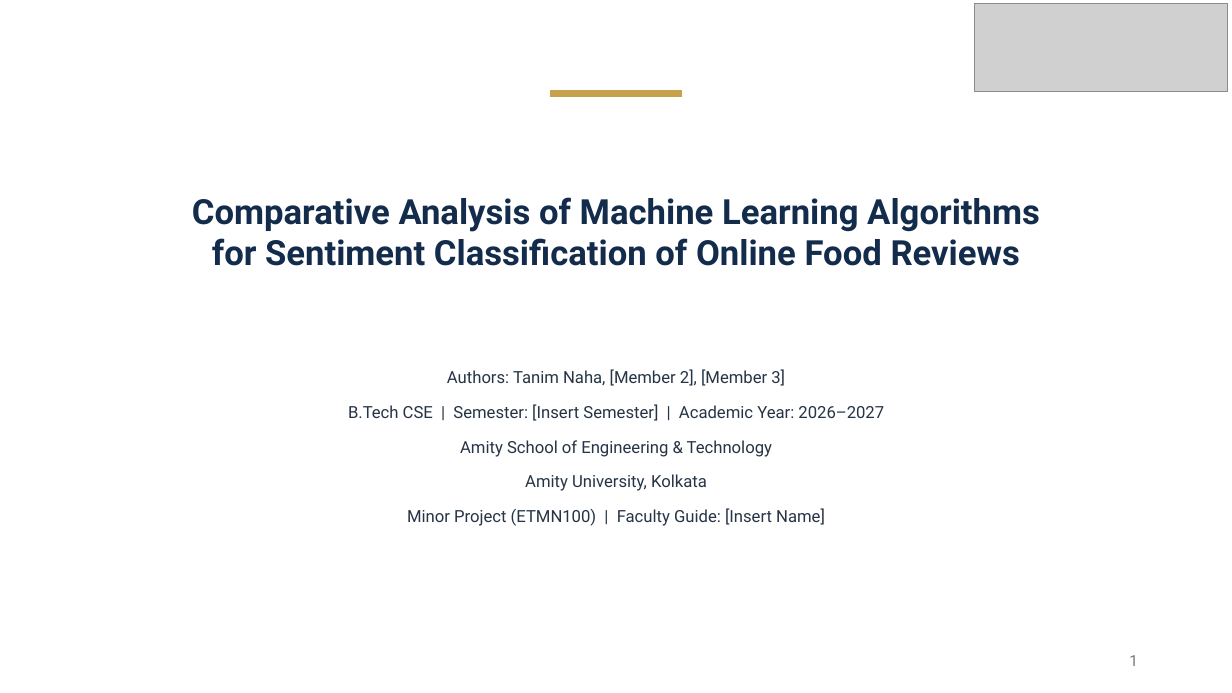
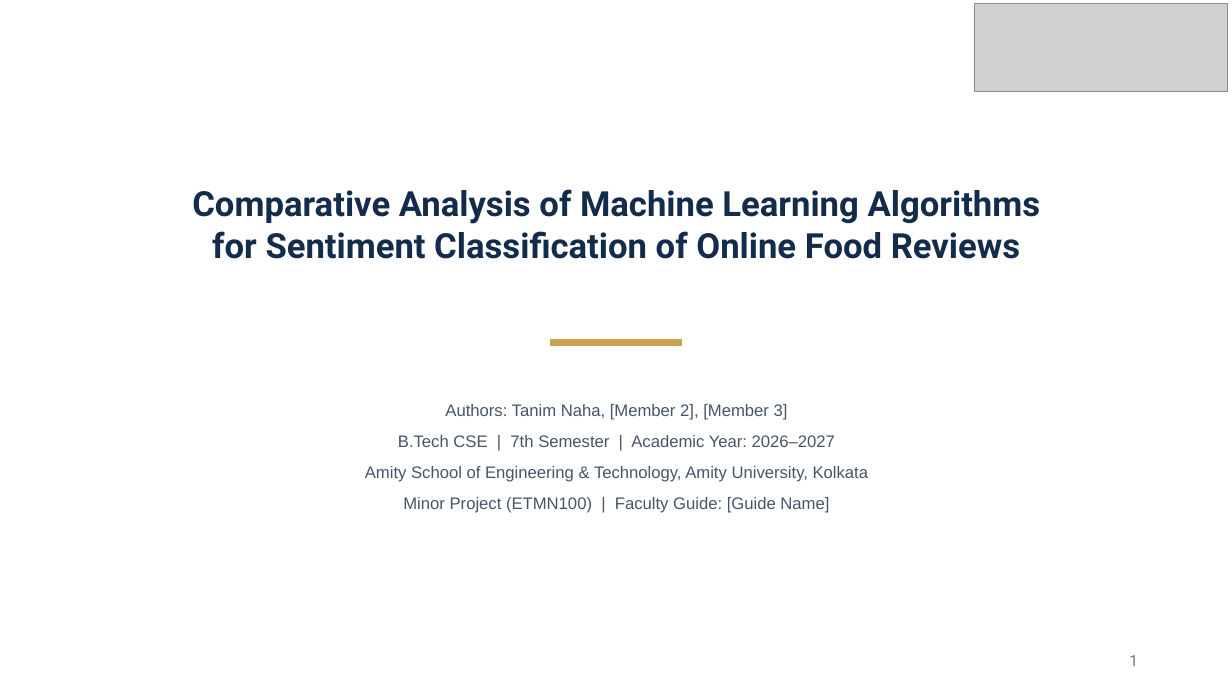
Before and after one commit to tanimnaha/food-review-intelligence, a slide deck: slide 1 of presentation/Kolkata_FoodLens_Minor_Project_Presentation.pptx. Drawn at 1232x693 pixels with LibreOffice and Linux fonts; fonts in the diff are those of the drawing; grey boxes stand for pictures. Boxes give left, top, right and bottom in pixels: in the first picture for what was removed or moved away, otherwise in the second. Text is boxed around its words. In the diff, an @@ line names an element or a change of style, - is before the commit and + after.

Commit message:
fix(presentation): polish slide typography, align headers, center accent bars, and refine live app screenshot framing

```diff
--- a/presentation/Kolkata_FoodLens_Minor_Project_Presentation.pptx
+++ b/presentation/Kolkata_FoodLens_Minor_Project_Presentation.pptx
@@ title "Comparative Analysis of Machine Learning ...": place and size @@
-title "Comparative Analysis of Machine Learning ..." at [192,197,1040,266]
+title "Comparative Analysis of Machine Learning ..." at [192,189,1041,259]
@@ rectangle: place and size @@
-rectangle at [551,91,682,96]
+rectangle at [551,340,682,346]
@@ subtitle "Authors: Tanim Naha, [Member 2], ...": place and size @@
-subtitle "Authors: Tanim Naha, [Member 2], ..." at [348,369,884,526]
+subtitle "Authors: Tanim Naha, [Member 2], ..." at [365,404,869,513]
@@ subtitle at [445,404,788,420]: font Roboto to Arial, text colour #263445 to #475569 in "Authors: Tanim Naha, [Member 2], [Member 3]"; less space between paragraphs @@
@@ subtitle at [365,435,869,513]: text changed; font Roboto to Arial; text colour #263445 to #475569 @@
-B.Tech CSE | Semester: [Insert Semester] | Academic Year: 2026–2027
-Amity School of Engineering & Technology
-Amity University, Kolkata
-Minor Project (ETMN100) | Faculty Guide: [Insert Name]
+B.Tech CSE | 7th Semester | Academic Year: 2026–2027
+Amity School of Engineering & Technology, Amity University, Kolkata
+Minor Project (ETMN100) | Faculty Guide: [Guide Name]
```
Also in this commit, not shown: 2 other slides changed, 4 other files.
